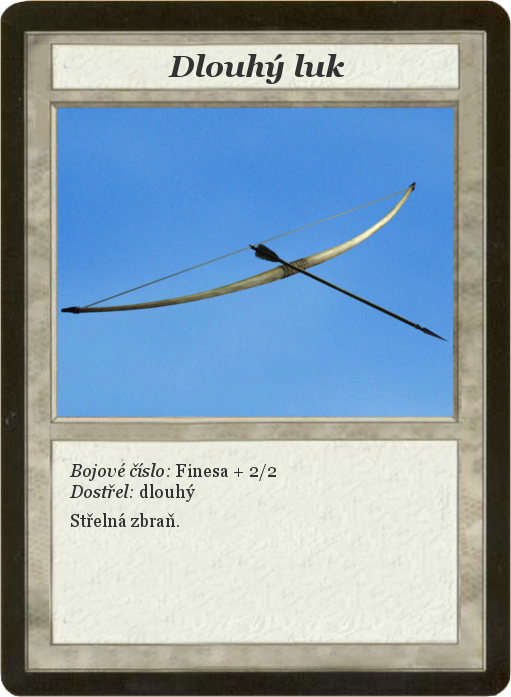
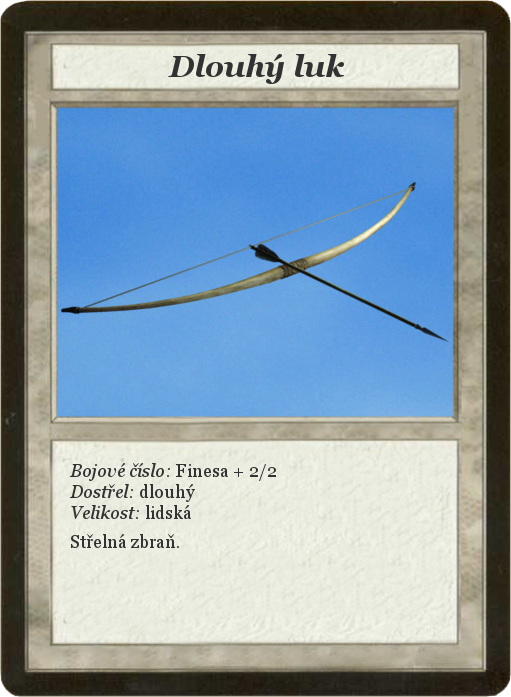
The second (511, 697) image is a revision of the first. Changes to its layers:
painted on "Bojové číslo: Finesa + 2/2 ..." over [left=71, top=505, right=191, bottom=548]
